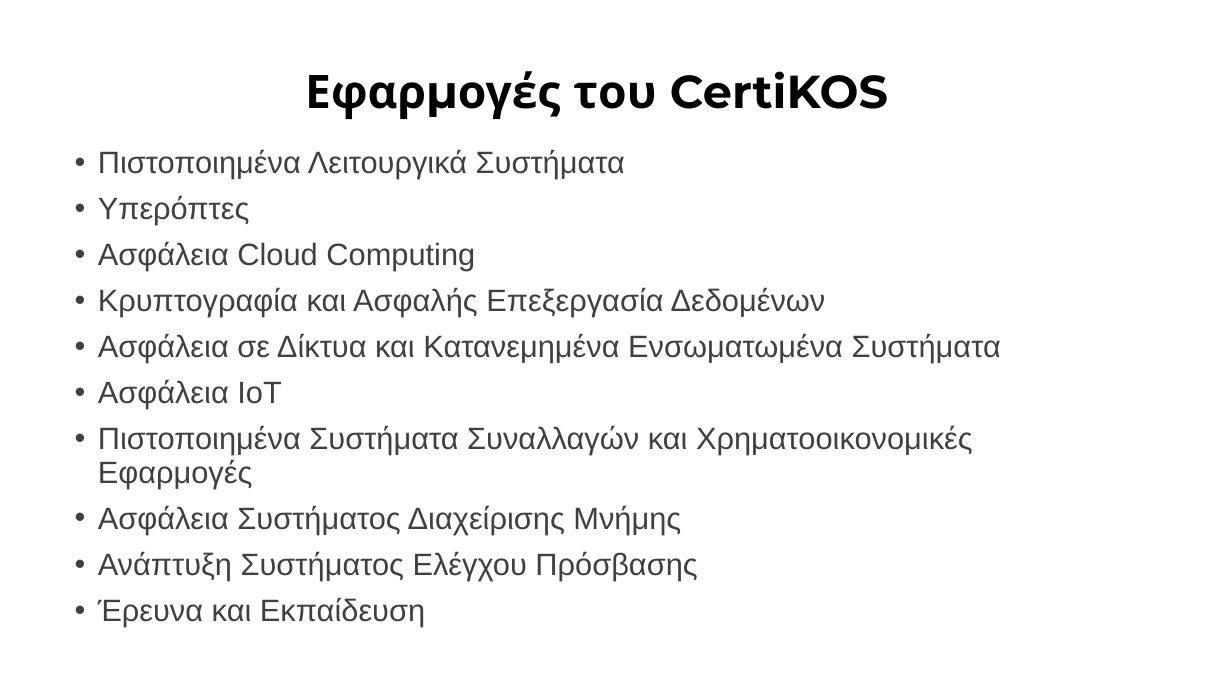
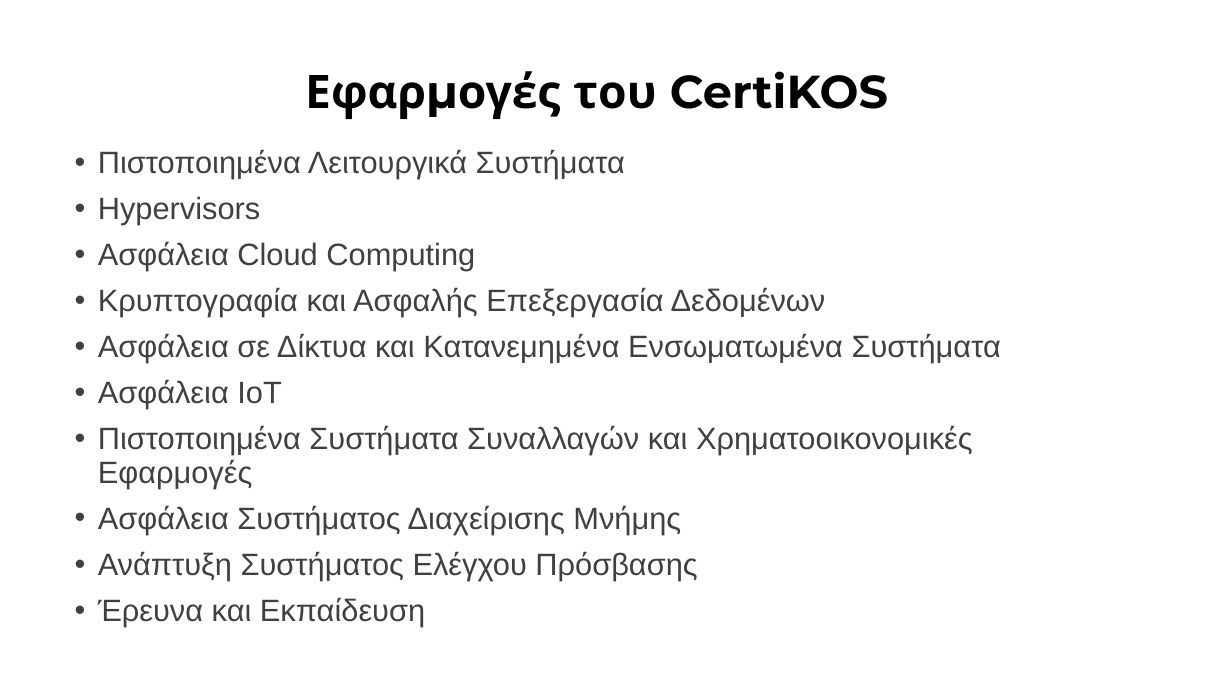
Before and after one commit to georgiabasa/project_security, a slide deck: slide 8 of programming_CertiKOS.pptx. Drawn at 1232x693 pixels with LibreOffice and Linux fonts; fonts in the diff are those of the drawing. Boxes give left, top, right and bottom in pixels: in the first picture for what was removed or moved away, otherwise in the second. Text is boxed around its words. In the diff, an @@ line names an element or a change of style, - is before the commit and + after.

```diff
--- a/programming_CertiKOS.pptx
+++ b/programming_CertiKOS.pptx
@@ text at bbox=[98, 196, 261, 225]: text changed @@
-• Υπερόπτες
+• Hypervisors
```
Also in this commit, not shown: 4 other slides changed.
